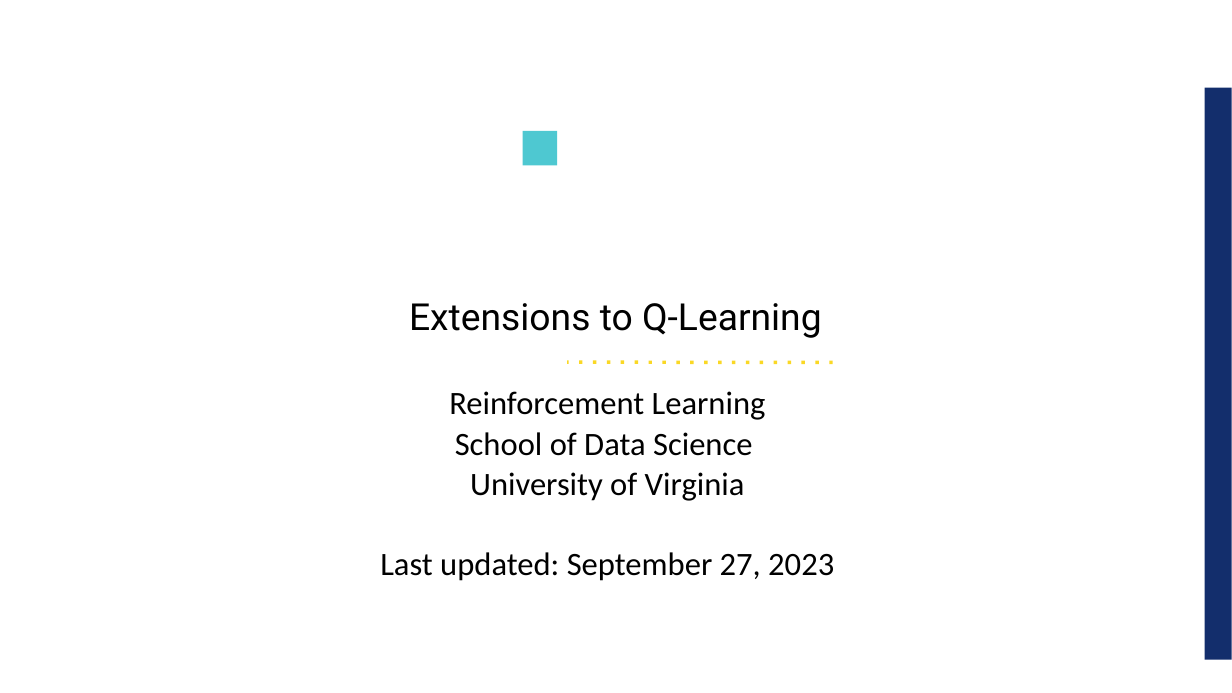
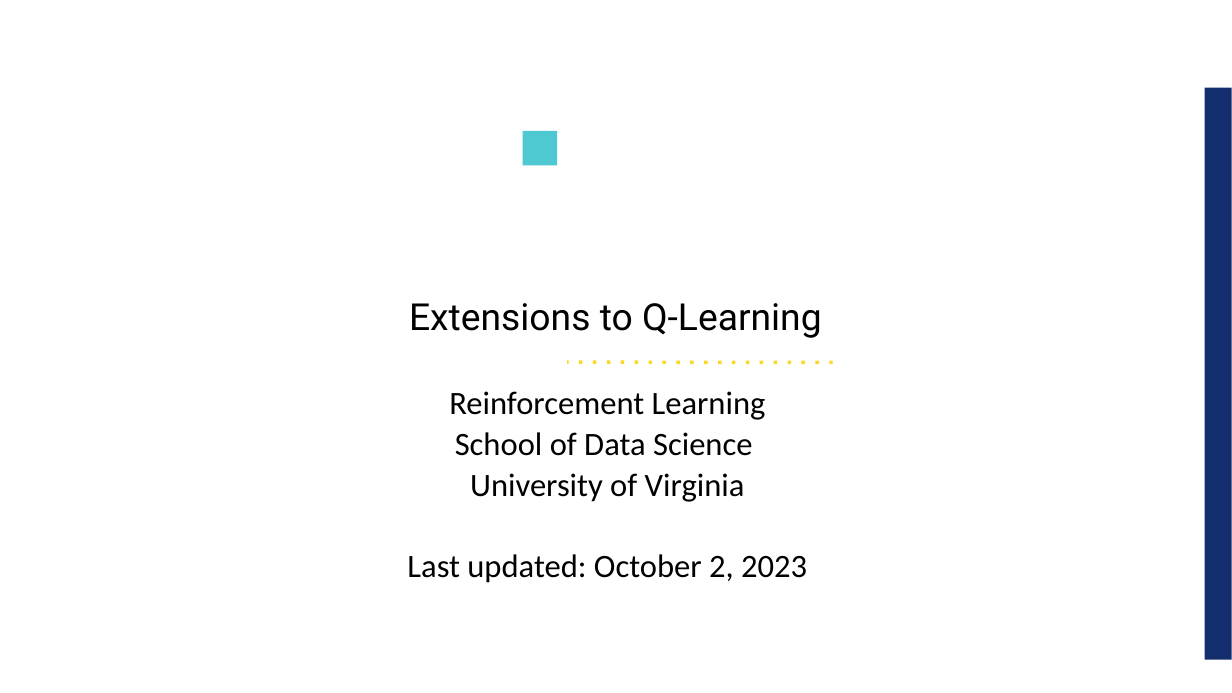
Before and after one commit to UVADS/reinforcement_learning, a slide deck: slide 1 of 06_deep_q_networks_extensions/dqn_extensions.ppt. Drawn at 1232x693 pixels with LibreOffice and Linux fonts; fonts in the diff are those of the drawing; background and template pictures are left out. Boxes give left, top, right and bottom in pixels: in the first picture for what was removed or moved away, otherwise in the second. Text is boxed around its words. In the diff, an @@ line names an element or a change of style, - is before the commit and + after.

```diff
--- a/06_deep_q_networks_extensions/dqn_extensions.ppt
+++ b/06_deep_q_networks_extensions/dqn_extensions.ppt
@@ text at [407,554,807,583]: text changed @@
-Last updated: September 27, 2023
+Last updated: October 2, 2023
```
Also in this commit, not shown: 7 slides added.
